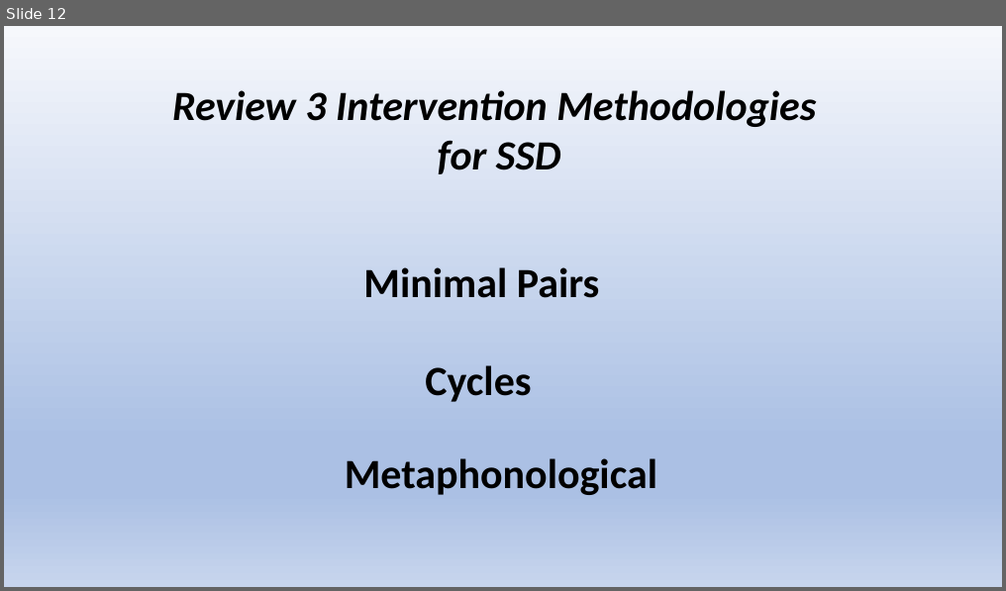
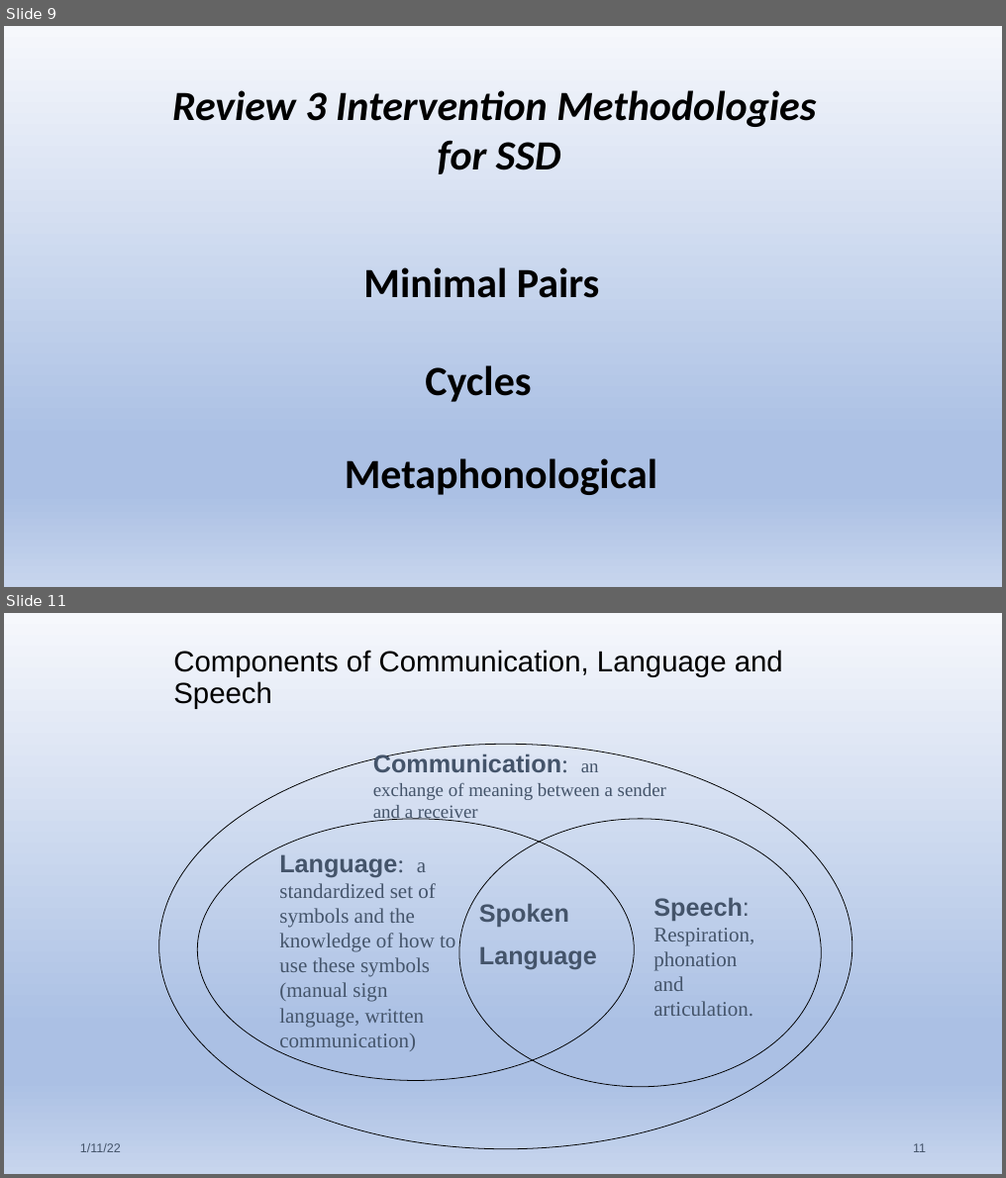
Before and after one commit to Jim-Wright90/cds431_sp22, a slide deck: slides/cds431_week2_1.pptx. Shown one above the other, each under a label of ours: slide 12 before the commit, slides 9 and 11 after it; the slides between them are not shown. The pictures are 1006x591 and 1006x1178 pixels, drawn with LibreOffice and Linux fonts; fonts in the diff are those of the drawing. Boxes give left, top, right and bottom in pixels: in the first picture for what was removed or moved away, otherwise in the second. Text is boxed around its words. In the diff, an @@ line names an element or a change of style, - is before the commit and + after.

```diff
--- a/slides/cds431_week2_1.pptx
+++ b/slides/cds431_week2_1.pptx
@@ slide 11 added at box(4, 613, 1002, 1174), background gradient #F6F8FC to #ABC0E4 to #C7D5ED @@
@@ title added at box(173, 650, 783, 709), 28 pt, text #000000 @@
+Components of Communication, Language and Speech
@@ ellipse added at box(159, 744, 852, 1150), outline #000000 0.75 pt @@
@@ text added at box(373, 752, 666, 823), 18 pt, text #44546A @@
+Communication: an exchange of meaning between a sender and a receiver
@@ ellipse added at box(197, 819, 634, 1081), outline #000000 0.75 pt @@
@@ ellipse added at box(459, 819, 821, 1087), outline #000000 0.75 pt @@
@@ text added at box(279, 855, 455, 1053), 20 pt, text #44546A @@
+Language: a standardized set of symbols and the knowledge of how to use these symbols (manual sign language, written communication)
@@ text added at box(479, 904, 597, 969), 24 pt, text #44546A, bold @@
+Spoken
+Language
@@ text added at box(653, 898, 754, 1016), 20 pt, text #44546A @@
+Speech: Respiration, phonation and articulation.
@@ text added at box(80, 1144, 121, 1153), 12 pt, text #44546A @@
+1/11/22
@@ page number added at box(913, 1144, 926, 1153), 12 pt, text #44546A @@
+11
@@ what was slide 12 is now slide 9 @@
```
Also in this commit, not shown: 25 other slides added, 3 slides removed, 3 other files.
